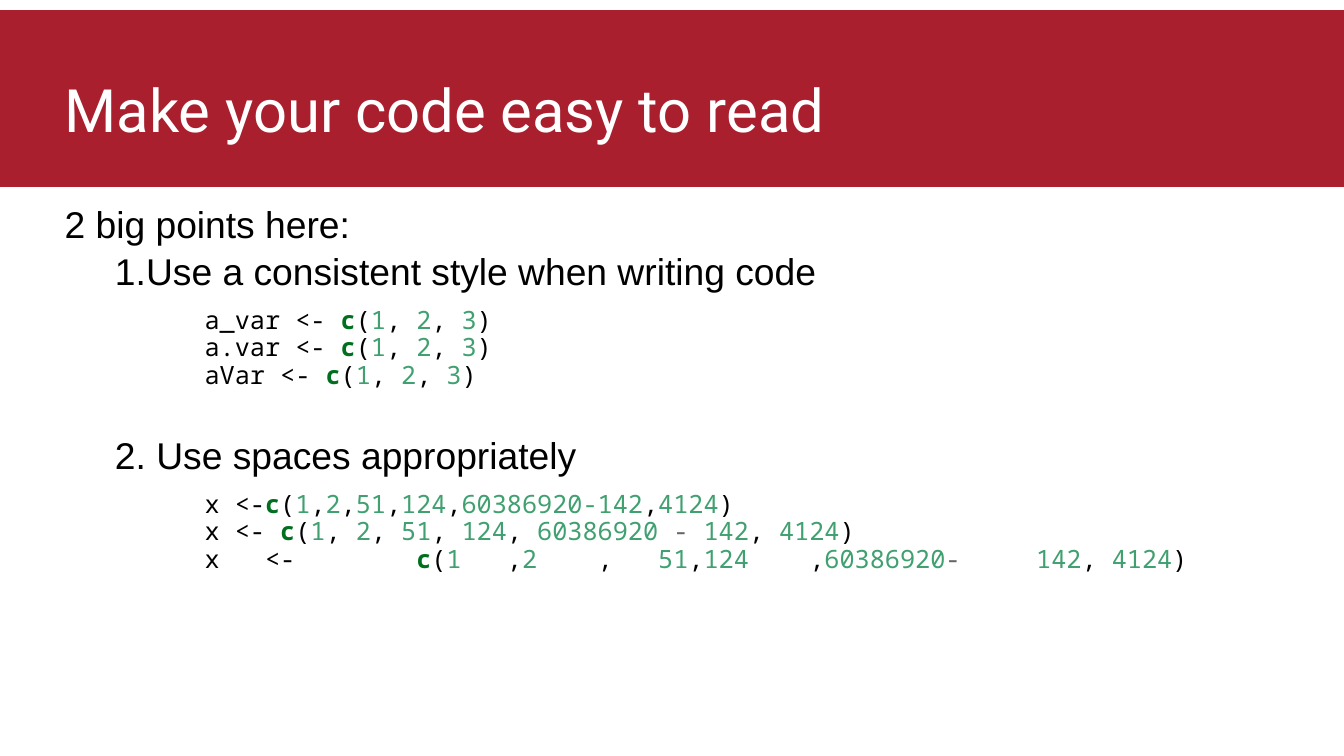
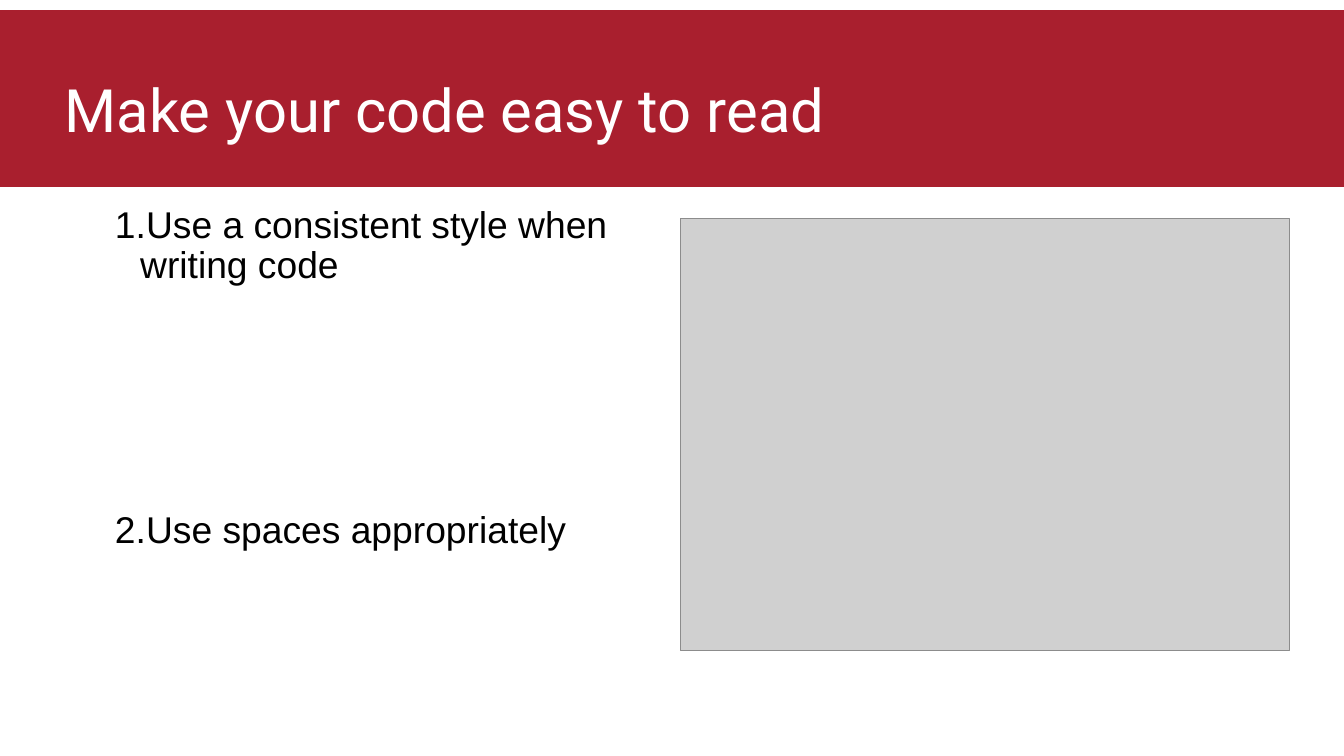
Before and after one commit to thomasbattram/how_to_write_a_script, a slide deck: slide 15 of slides/how_to_write_a_script.pptx (slide 10 before the commit). Drawn at 1344x756 pixels with LibreOffice and Linux fonts; fonts in the diff are those of the drawing; grey boxes stand for pictures; background and template pictures are left out. Boxes give left, top, right and bottom in pixels: in the first picture for what was removed or moved away, otherwise in the second. Text is boxed around its words. In the diff, an @@ line names an element or a change of style, - is before the commit and + after.

Commit message:
updated powerpoint with rstudio screenshots and manually tidied some things to make it look a bit better

```diff
--- a/slides/how_to_write_a_script.pptx
+++ b/slides/how_to_write_a_script.pptx
@@ text at <box>65,211,350,246</box>: paragraph removed @@
-2 big points here:
@@ picture added at <box>681,219,1290,651</box> @@
@@ text at <box>115,516,566,551</box>: text changed; size 18 to 26.7 pt; font Noto Sans Mono to Arial @@
-a_var <- c(1, 2, 3)
-a.var <- c(1, 2, 3)
-aVar <- c(1, 2, 3)
-  2. Use spaces appropriately
-x <-c(1,2,51,124,60386920-142,4124)
-x <- c(1, 2, 51, 124, 60386920 - 142, 4124)
-x <- c(1 ,2 , 51,124 ,60386920- 142, 4124)
+  2. Use spaces appropriately
```
Also in this commit, not shown: 10 other slides changed, 6 slides added, 12 other files.
